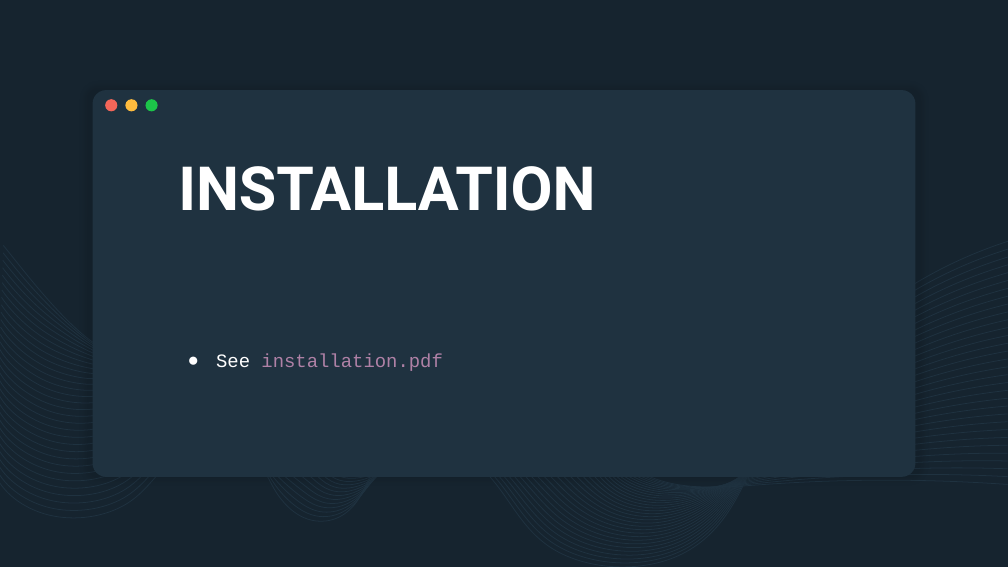
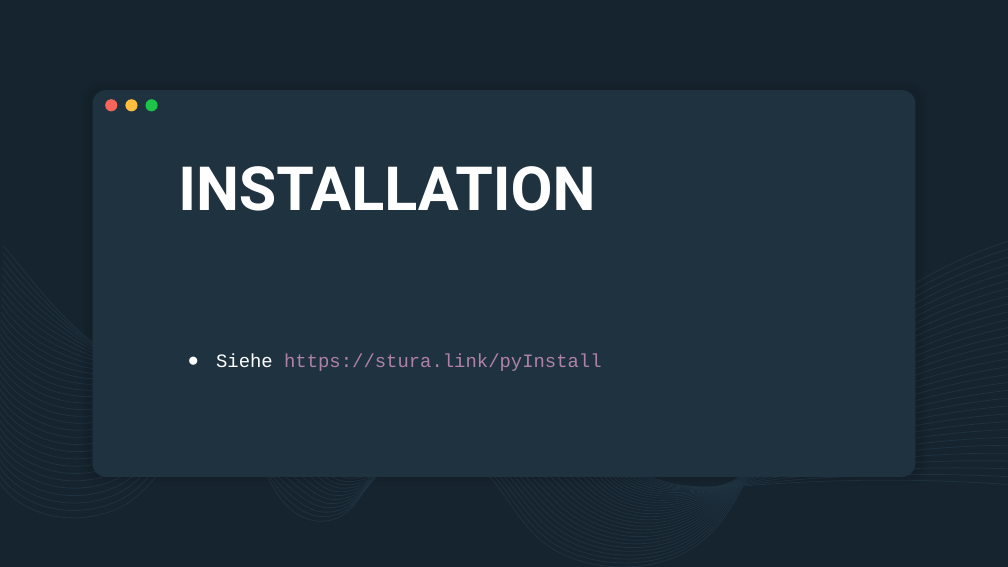
Before and after one commit to derech1e/python-beginner-course, a slide deck: slide 9 of lesson_1/lesson_1_ger.pptx. Drawn at 1008x567 pixels with LibreOffice and Linux fonts; fonts in the diff are those of the drawing. Boxes give left, top, right and bottom in pixels: in the first picture for what was removed or moved away, otherwise in the second. Text is boxed around its words. In the diff, an @@ line names an element or a change of style, - is before the commit and + after.

Commit message:
update german translation and add link to pdf

```diff
--- a/lesson_1/lesson_1_ger.pptx
+++ b/lesson_1/lesson_1_ger.pptx
@@ text at <box>216,354,602,371</box>: text changed @@
-● See installation.pdf
+● Siehe https://stura.link/pyInstall
```
Also in this commit, not shown: 2 other files.
